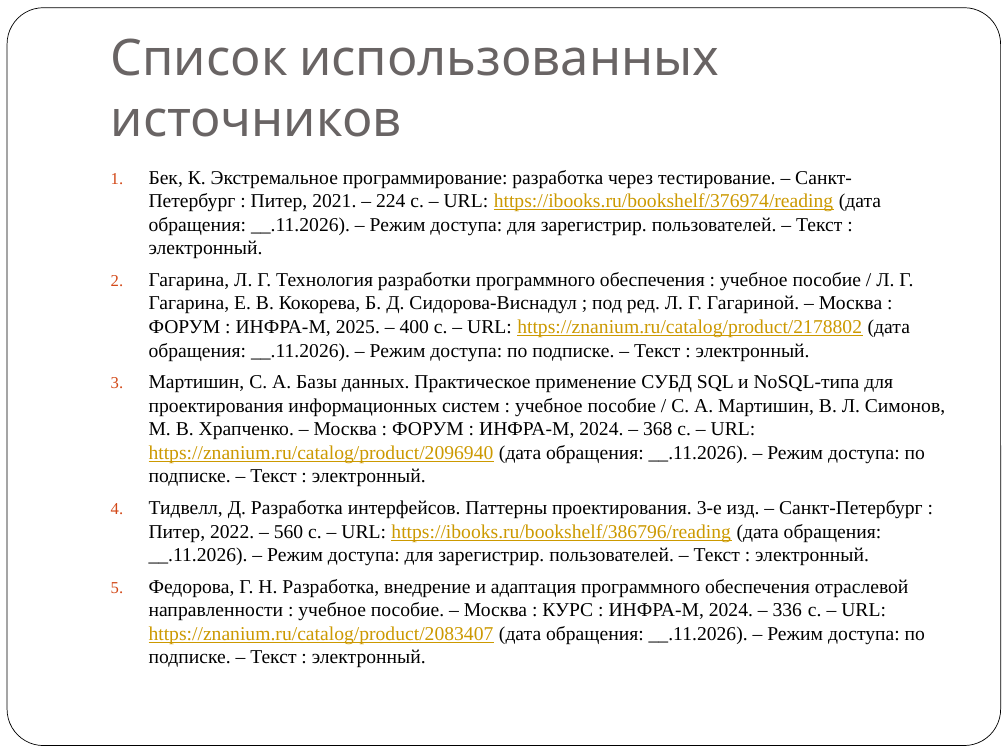
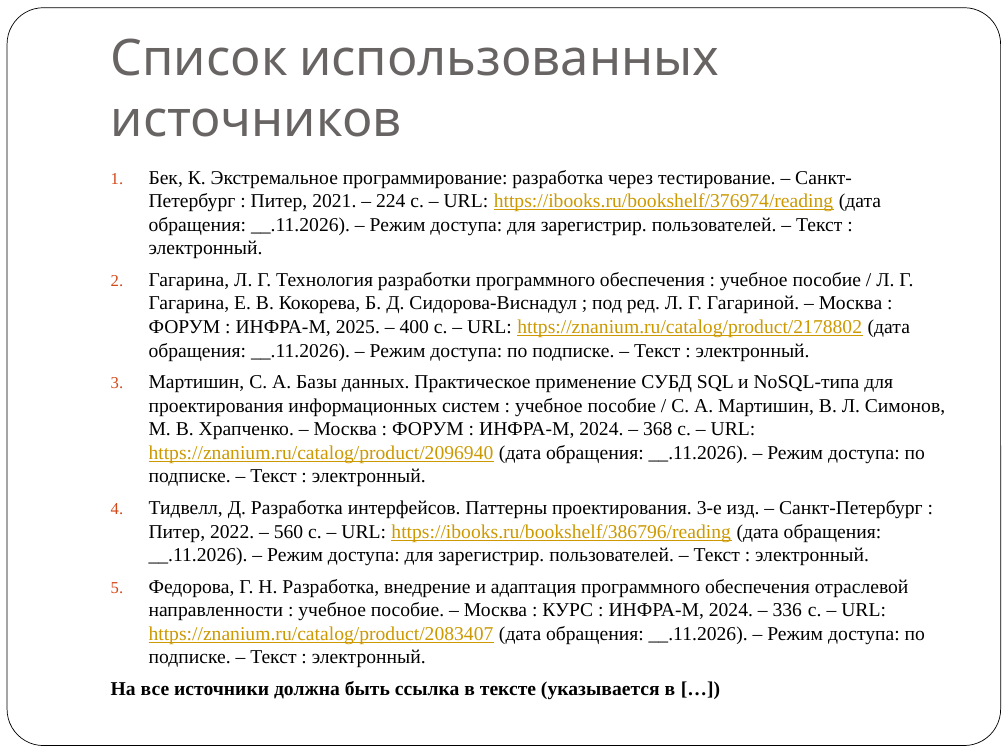
Before and after one commit to 70P6YH08/MDK02.01, a slide deck: slide 21 of CP/Курсовое проектирование 2026.pptx. Drawn at 1008x756 pixels with LibreOffice and Linux fonts; fonts in the diff are those of the drawing. Boxes give left, top, right and bottom in pixels: in the first picture for what was removed or moved away, otherwise in the second. Text is boxed around its words. In the diff, an @@ line names an element or a change of style, - is before the commit and + after.

```diff
--- a/CP/Курсовое проектирование 2026.pptx
+++ b/CP/Курсовое проектирование 2026.pptx
@@ text at [111, 681, 676, 700]: paragraph added @@
+На все источники должна быть ссылка в тексте (указывается в […])
```
Also in this commit, not shown: 4 other slides changed, 1 slide removed, 4 other files.
